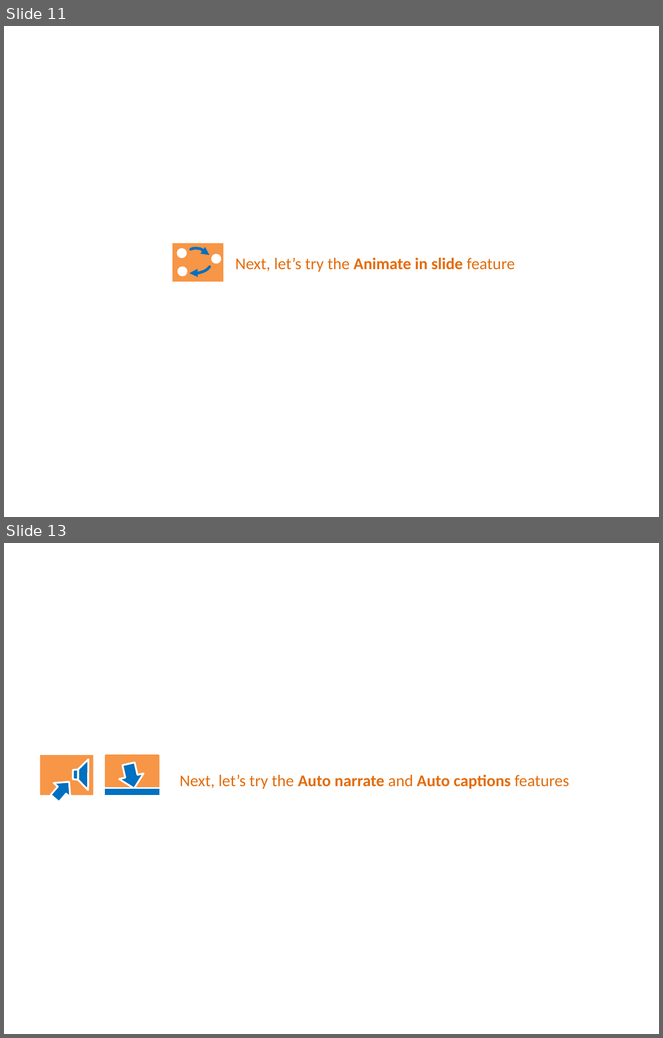
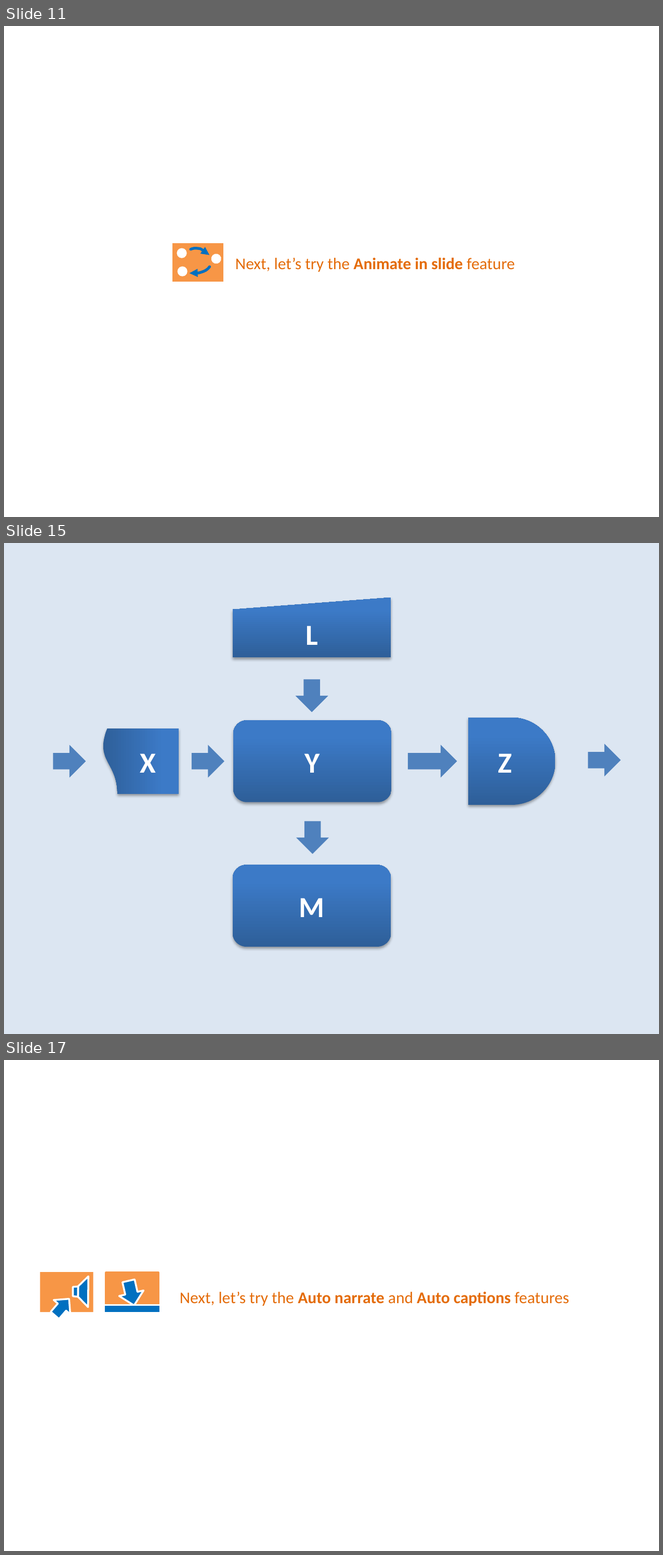
Before and after one commit to PowerPointLabs/PowerPointLabs, a slide deck: doc/PowerPointLabs Quick Tutorial.pptx. Shown one above the other, each under a label of ours: slides 11 and 13 before the commit, slides 11, 15 and 17 after it; the slides between them are not shown. The pictures are 663x1038 and 663x1555 pixels, drawn with LibreOffice and Linux fonts; fonts in the diff are those of the drawing. Boxes give left, top, right and bottom in pixels: in the first picture for what was removed or moved away, otherwise in the second. Text is boxed around its words. In the diff, an @@ line names an element or a change of style, - is before the commit and + after.

```diff
--- a/doc/PowerPointLabs Quick Tutorial.pptx
+++ b/doc/PowerPointLabs Quick Tutorial.pptx
@@ slide 15 added at [4, 543, 659, 1034], background #DCE6F2 @@
@@ flow chart manual input added at [233, 598, 391, 657], fill gradient #2F5F99 to #3D7CC7 to #3A7CCB, 32 pt, text #FFFFFF, bold @@
+L
@@ right arrow added at [296, 679, 328, 712], fill #4F81BD @@
@@ flow chart document added at [102, 729, 179, 794], fill gradient #2F5F99 to #3D7CC7 to #3A7CCB, 32 pt, text #FFFFFF, bold @@
+X
@@ rounded rectangle added at [233, 720, 392, 802], fill gradient #2F5F99 to #3D7CC7 to #3A7CCB, 32 pt, text #FFFFFF, bold @@
+Y
@@ flow chart delay added at [468, 718, 555, 805], fill gradient #2F5F99 to #3D7CC7 to #3A7CCB, 32 pt, text #FFFFFF, bold @@
+Z
@@ right arrow added at [53, 745, 86, 778], fill #4F81BD @@
@@ right arrow added at [191, 745, 224, 778], fill #4F81BD @@
@@ right arrow added at [408, 745, 457, 778], fill #4F81BD @@
@@ right arrow added at [588, 744, 621, 777], fill #4F81BD @@
@@ right arrow added at [296, 822, 329, 854], fill #4F81BD @@
@@ rounded rectangle added at [233, 865, 391, 947], fill gradient #2F5F99 to #3D7CC7 to #3A7CCB, 32 pt, text #FFFFFF, bold @@
+M
@@ what was slide 13 is now slide 17 @@
```
Also in this commit, not shown: 1 slide changed, 3 other slides added, 2 other files.
